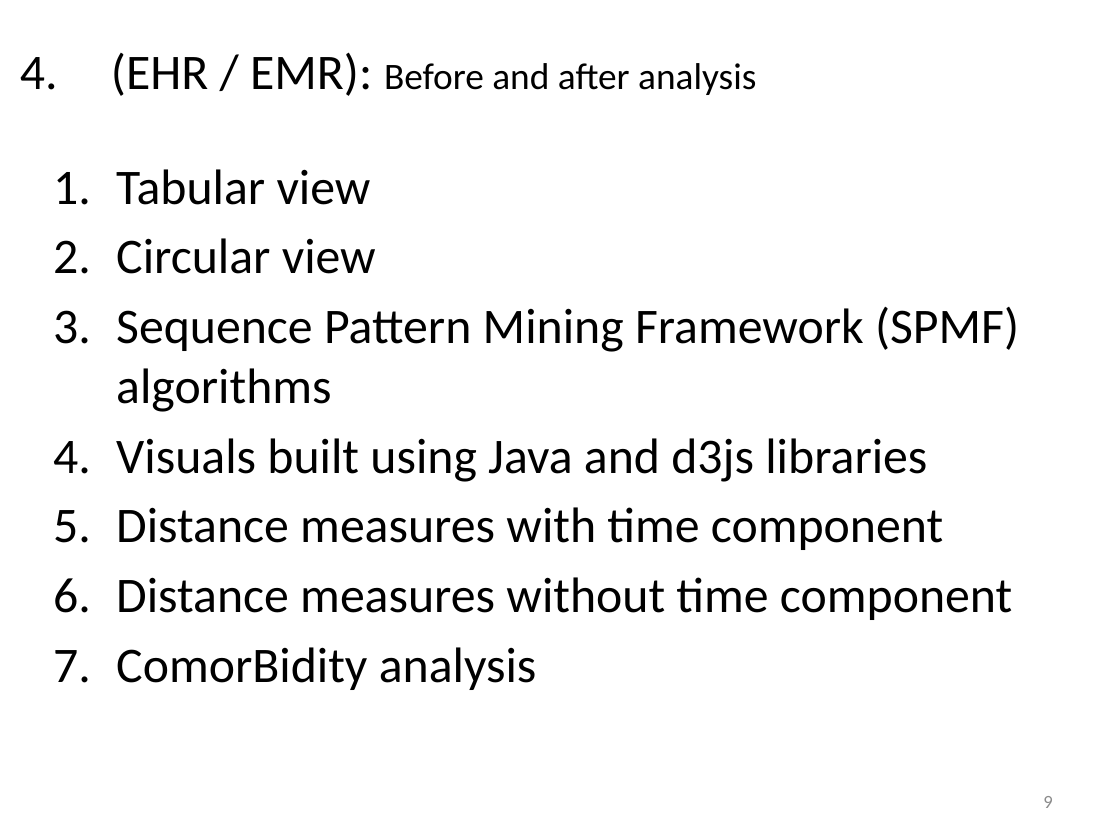
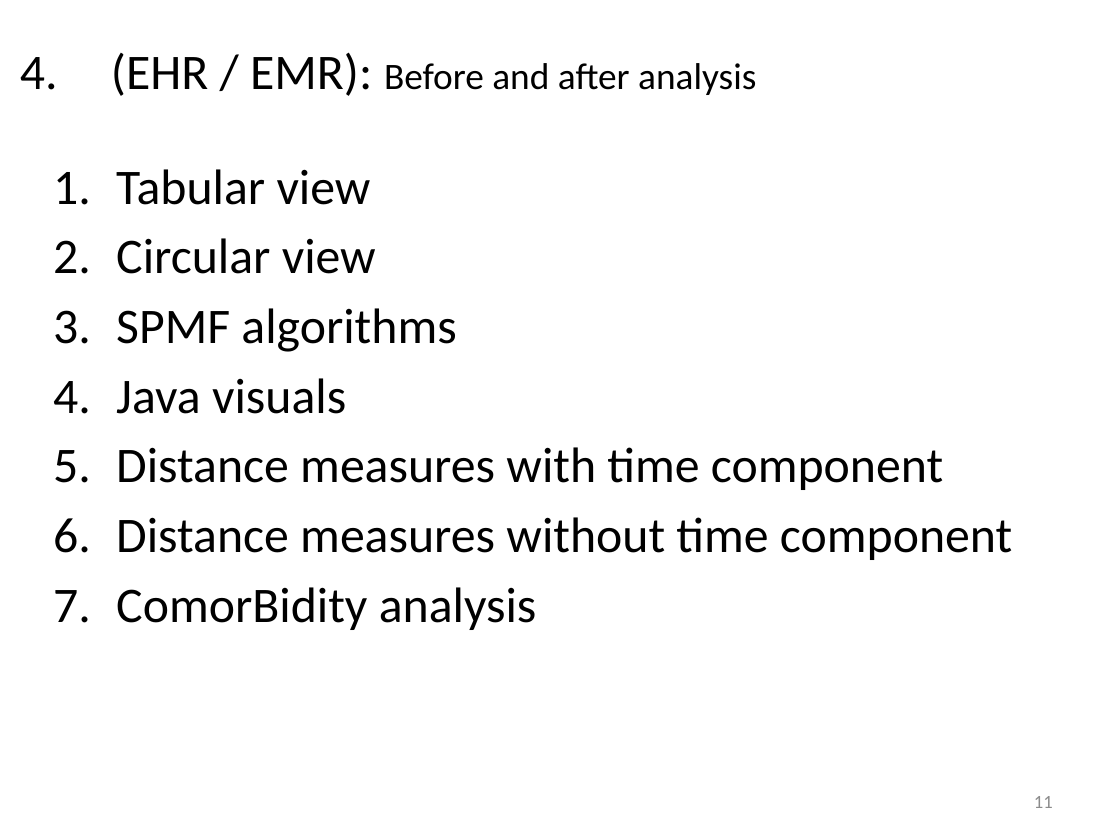
Before and after one commit to coursephd/PostgreSQL, a slide deck: slide 11 of thesis/ThesisPresentation V1.0-WorkingCopy.pptx (slide 9 before the commit). Drawn at 1120x840 pixels with LibreOffice and Linux fonts; fonts in the diff are those of the drawing; background and template pictures are left out. Boxes give left, top, right and bottom in pixels: in the first picture for what was removed or moved away, otherwise in the second. Text is boxed around its words. In the diff, an @@ line names an element or a change of style, - is before the commit and + after.

```diff
--- a/thesis/ThesisPresentation V1.0-WorkingCopy.pptx
+++ b/thesis/ThesisPresentation V1.0-WorkingCopy.pptx
@@ text at (116,308,456,414): text changed @@
-3. Sequence Pattern Mining Framework (SPMF) algorithms
-4. Visuals built using Java and d3js libraries
+3. SPMF algorithms
+4. Java visuals
@@ page number at (1034,796,1053,808): text changed @@
-9
+11
```
Also in this commit, not shown: 3 other slides changed, 4 slides added, 3 slides removed.
